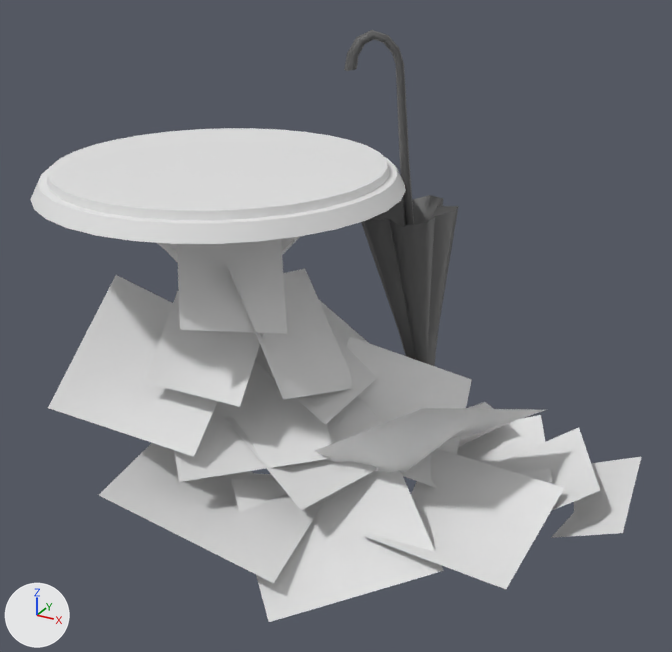
Renders of the glTF model maps/lyllian/meshes/side_table.glb from each side of a commit.
Before and after are seen from a 50 mm lens placed at (1.78, -2.46, 1.79), pointed at (0.47, -0.07, 0.59). Arrows for +X, +Y and +Z are at lower left; the lights stay in place. The picture after the commit comes second. Objects named as collision shapes, trigger or cutter boxes, shadow casters or lower levels of detail are left out. Where no turn or scale is listed for an object, it has been applied to the vertices. Vertices at exactly the same position are counted once.

Objects in the first picture: 'Brace.002', 'Brace.003', 'Broadleaf', 'Broadleaf.001', 'Broadleaf.002', 'Broadleaf.003', 'Broadleaf.004', 'Broadleaf.005', 'Broadleaf.006', 'Broadleaf.007', 'Broadleaf.008', 'Broadleaf.009', 'Broadleaf.010', 'Broadleaf.011', 'Broadleaf.012', 'Broadleaf.013', 'Broadleaf.014', 'Broadleaf.015', 'Surface', 'Umbrella Pole', 'UmbrellaFabric'.
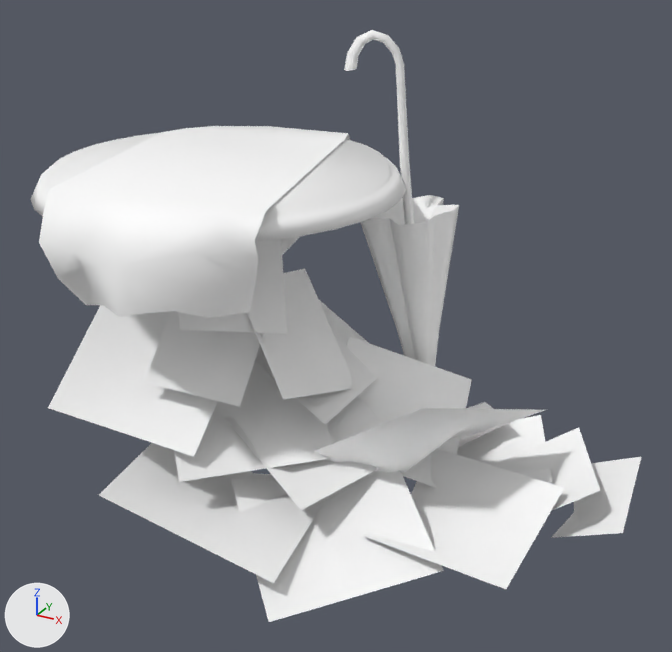
Edits to the bpy script that builds the scene:
```text
Change mat_mat_oak:
    mat_mat_oak.base_color: (0.8, 0.8, 0.8) -> (1.0, 1.0, 1.0)  # white #e7e7e7 -> white #ffffff
Change mat_mat_broadleaf:
    mat_mat_broadleaf.base_color: (0.8, 0.8, 0.8) -> (1.0, 1.0, 1.0)  # white #e7e7e7 -> white #ffffff
Add mat_mat_cloth:
    mat_mat_cloth = principled_material('mat_cloth')
    mat_mat_cloth.base_color = (1.0, 1.0, 1.0)  # white #ffffff
Change me_cylinder:
    where me_cylinder.from_pydata(...)  # 128 vertices, 252 faces; spans x -0.607..0.607, y -0.607..0.607, z -0.036..0.039
    used by ob_surface; location = (0.0, 0.0, 1.011)
    me_cylinder part 1: all faces are now shaded smooth (124 of 252 changed)
Change me_plane_004:
    used by ob_umbrellafabric; location = (0.608, 0.391, 0.0)
    remove me_plane_004.from_pydata(...)  # 32 vertices, 60 faces; spans x -0.246..0.074, y -0.214..0.109, z 0.005..0.895
    remove me_plane_004.materials.append(mat_mat_grey)  # dark grey #595959
    add me_plane_004.from_pydata(...)  # 46 vertices, 88 faces; spans x -0.25..0.077, y -0.218..0.11, z 0.092..0.899
    me_plane_004 part 2: the whole mesh is rebuilt
    add me_plane_004.materials.append(mat_mat_cloth)  # white #ffffff
Change me_cylinder_003:
    where me_cylinder_003.from_pydata(...)  # 50 vertices, 96 faces; spans x -0.271..-0.015, y -0.184..-0.005, z 0.399..1.464
    remove me_cylinder_003.materials.append(mat_mat_grey)  # dark grey #595959
    add me_cylinder_003.materials.append(mat_mat_oak)  # white #ffffff
Add me_plane_003_1:
    me_plane_003_1.from_pydata(...)  # 52 vertices, 71 faces; spans x -0.469..0.457, y -0.653..0.731, z -0.37..-0.028
    me_plane_003_1.materials.append(mat_mat_cloth)  # white #ffffff
Add ob_plane:
    ob_plane = bpy.data.objects.new('Plane', me_plane_003_1)
    ob_plane.location = (-0.008, -0.047, 1.096)
```

Location of each change, (x1, y1, x2, y2) in pixels of the pictures (672 x 652 px):
'Plane', added: after (39, 126, 350, 318)
'Surface', recoloured, shading changed: (31, 132, 406, 242) in both
'Broadleaf.004', recoloured: (231, 471, 444, 622) in both
'Broadleaf.013', recoloured: (48, 305, 218, 456) in both
'Broadleaf.009', recoloured: (364, 449, 564, 589) in both
'Broadleaf.003', recoloured: (99, 443, 323, 583) in both
'UmbrellaFabric', reshaped, recoloured (dark grey to white): before (361, 195, 458, 366); after (360, 195, 459, 366)
'Broadleaf.015', recoloured: (179, 239, 287, 334) in both
'Broadleaf.001', recoloured: (174, 362, 332, 482) in both
'Broadleaf.006', recoloured: (247, 269, 353, 400) in both
'Broadleaf.014', recoloured: (144, 311, 264, 407) in both
'Broadleaf.011', recoloured: (315, 408, 545, 474) in both
'Broadleaf.005', recoloured: (329, 337, 472, 488) in both
'Broadleaf.002', recoloured: (224, 396, 384, 510) in both
'Broadleaf.010', recoloured: (551, 457, 641, 538) in both
'Broadleaf.012', recoloured: (492, 427, 600, 511) in both
'Broadleaf', recoloured: (221, 300, 377, 424) in both
'Broadleaf.008', recoloured: (457, 415, 552, 482) in both
'Umbrella Pole', recoloured (dark grey to white): (344, 30, 414, 225) in both
'Broadleaf.007', recoloured: (458, 402, 511, 447) in both
'Brace.002', recoloured: (157, 243, 178, 263) in both
'Brace.003', recoloured: (281, 236, 301, 255) in both
part 1 of me_cylinder, shading changed: (38, 132, 398, 220) in both
